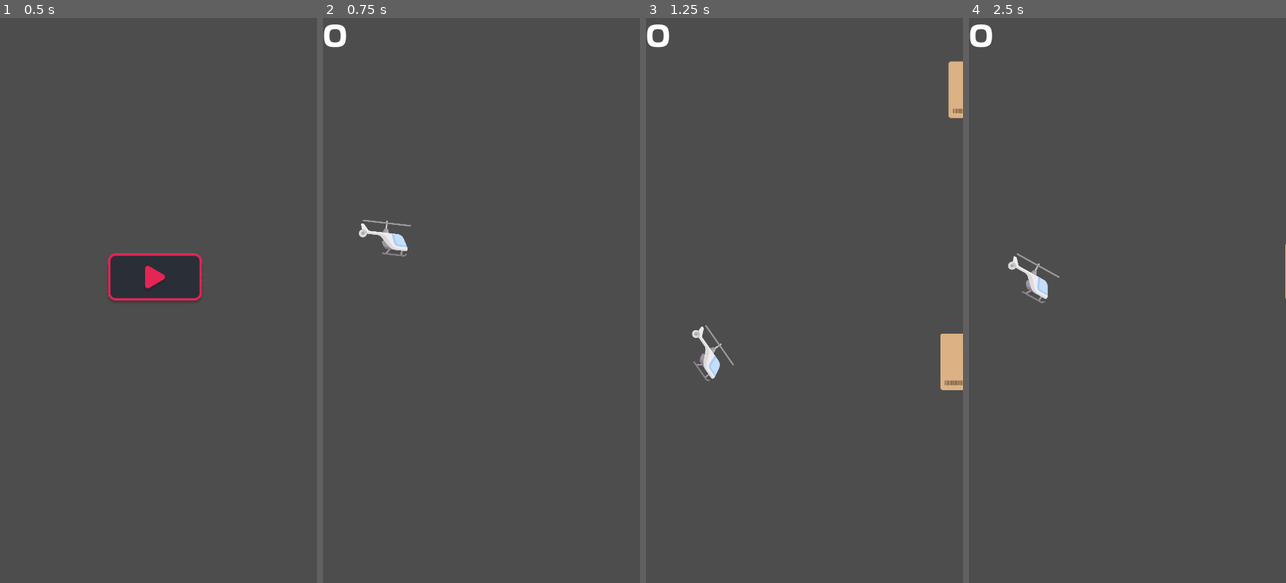
Above: before the commit, frames 1-4 (left to right).
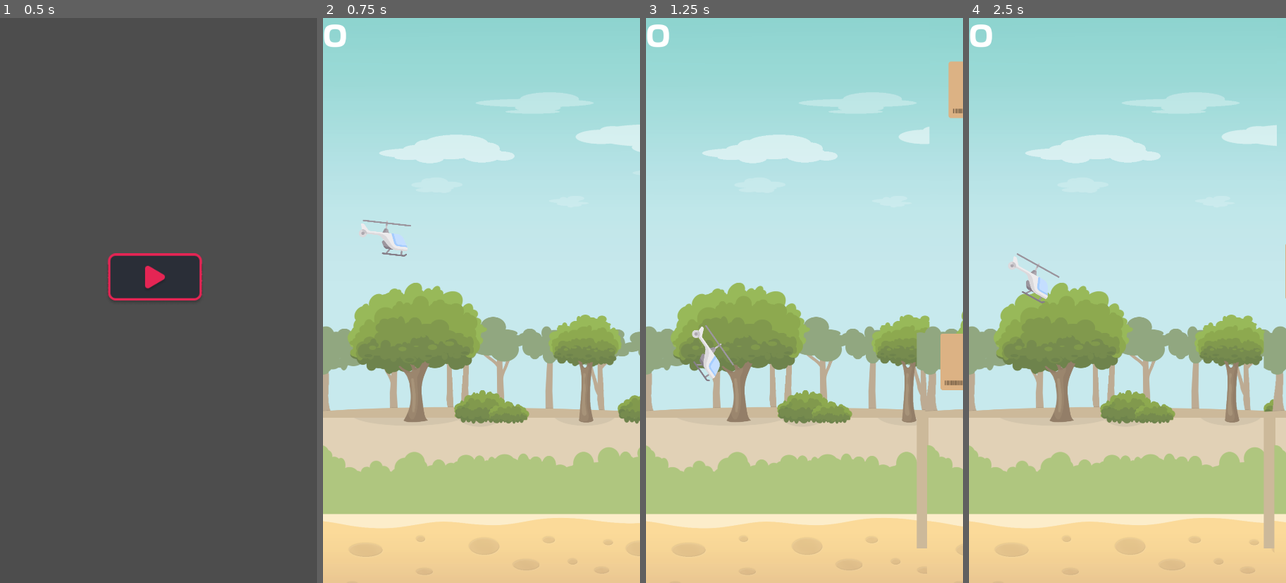
Above: after the commit, the same moments.

Repository: divy-sh/flying-copter
Game: Godot game, scene res://scenes/main_menu.tscn
The game is run twice, just before and just after one commit, with the same random seed, the same clock (stepped at 60 frames per second) and the same inputs.
Inputs (mouse positions are in pixels of both pictures, inside the frame that each line leads up to):
- Up to frame 1 (0.5 s): no input
- Up to frame 2 (0.75 s): click (478, 277) at 0.5 s
- Up to frame 3 (1.25 s): no input
- Up to frame 4 (2.5 s): click (1171, 340) at 2 s

Frame 1 is identical in both runs. In frame 2, 99% of the frame differs, in the area x 0-100%, y 0-100%; in frame 3, 98%; in frame 4, 99%.
Error in both runs: Invalid access to property or key 'best_score' on a base object of type 'Dictionary'. (res://assets/Global.gd:13)

Commit message:
background

Diff:
--- /dev/null
+++ b/assets/level/level1/background/background.gd
@@ -0,0 +1,42 @@
+extends Node
+
+var first
+var second
+var background = load("res://assets/level/level1/background/background.tscn")
+var SPAWN_OFFSET = 1080
+
+# Called when the node enters the scene tree for the first time.
+func _ready():
+	spawn_bg()
+
+
+# Called every frame. 'delta' is the elapsed time since the previous frame.
+func _process(delta):
+	process_obstacle_physics(delta)
+
+func spawn_bg():
+	first = background.instantiate()
+	first.position = Vector2(SPAWN_OFFSET, 0)
+	second = background.instantiate()
+	second.position = Vector2(SPAWN_OFFSET * 2, 0)
+	add_child(first)
+	add_child(second)
+
+func process_obstacle_physics(delta):
+	if first and first is Node2D:
+		first.position += Vector2(Global.SPEED, 0) * delta
+	if second and second is Node2D:
+		second.position += Vector2(Global.SPEED, 0) * delta
+
+	if first.position.x < -SPAWN_OFFSET:
+		first = reset_obstacle(first)
+	if second.position.x < -SPAWN_OFFSET:
+		second = reset_obstacle(second)
+
+func reset_obstacle(obs):
+	remove_child(obs)
+	obs.queue_free()
+	var new_obs = background.instantiate()
+	new_obs.position = Vector2(SPAWN_OFFSET, 0)
+	add_child(new_obs)
+	return new_obs
--- /dev/null
+++ b/assets/level/level1/background/background.tscn
@@ -0,0 +1,45 @@
+[gd_scene load_steps=9 format=3 uid="uid://dlpfbc17btu6o"]
+
+[ext_resource type="Texture2D" uid="uid://dac3hguutk7n7" path="res://assets/level/level1/background/_03_distant_trees.png" id="1_hlbqx"]
+[ext_resource type="Texture2D" uid="uid://boglr71x3wmt7" path="res://assets/level/level1/background/_02_trees and bushes.png" id="2_b0djp"]
+[ext_resource type="Texture2D" uid="uid://xrq8co8lb1x4" path="res://assets/level/level1/background/_04_bushes.png" id="3_4cp84"]
+[ext_resource type="Texture2D" uid="uid://d2e45iwinu6qa" path="res://assets/level/level1/background/_01_ground.png" id="4_w3fe4"]
+[ext_resource type="Texture2D" uid="uid://cy8m2rb0veddl" path="res://assets/level/level1/background/_08_clouds.png" id="5_txlst"]
+[ext_resource type="Texture2D" uid="uid://bucgy7uhamo6k" path="res://assets/level/level1/background/_09_distant_clouds1.png" id="6_efiwq"]
+[ext_resource type="Texture2D" uid="uid://vt5fisldtsrm" path="res://assets/level/level1/background/_10_distant_clouds.png" id="7_qusmk"]
+[ext_resource type="Texture2D" uid="uid://u8yosl6s5b2p" path="res://assets/level/level1/background/_11_background.png" id="8_d1fes"]
+
+[node name="Background" type="Node2D"]
+
+[node name="03DistantTrees" type="Sprite2D" parent="."]
+position = Vector2(948, 1191)
+texture = ExtResource("1_hlbqx")
+
+[node name="02TreesAndBushes" type="Sprite2D" parent="."]
+position = Vector2(984, 1179)
+texture = ExtResource("2_b0djp")
+
+[node name="04Bushes" type="Sprite2D" parent="."]
+position = Vector2(980, 1425)
+texture = ExtResource("3_4cp84")
+
+[node name="01Ground" type="Sprite2D" parent="."]
+position = Vector2(980, 1427)
+texture = ExtResource("4_w3fe4")
+
+[node name="08Clouds" type="Sprite2D" parent="."]
+position = Vector2(1084, 1399)
+texture = ExtResource("5_txlst")
+
+[node name="09DistantClouds1" type="Sprite2D" parent="."]
+position = Vector2(1088, 1127)
+texture = ExtResource("6_efiwq")
+
+[node name="10DistantClouds" type="Sprite2D" parent="."]
+position = Vector2(1184, 1287)
+texture = ExtResource("7_qusmk")
+
+[node name="11Background" type="Sprite2D" parent="."]
+show_behind_parent = true
+position = Vector2(988, 1097)
+texture = ExtResource("8_d1fes")
--- a/assets/level/level1/level1.tscn
+++ b/assets/level/level1/level1.tscn
@@ -1,6 +1,13 @@
-[gd_scene load_steps=2 format=3 uid="uid://d2s7u6wc044fg"]
+[gd_scene load_steps=4 format=3 uid="uid://d2s7u6wc044fg"]
 
 [ext_resource type="Script" path="res://assets/level/level.gd" id="1_7umjy"]
+[ext_resource type="PackedScene" uid="uid://dlpfbc17btu6o" path="res://assets/level/level1/background/background.tscn" id="2_jci3o"]
+[ext_resource type="Script" path="res://assets/level/level1/background/background.gd" id="3_50yps"]
 
 [node name="trainyard" type="Node2D"]
 script = ExtResource("1_7umjy")
+
+[node name="Background" parent="." instance=ExtResource("2_jci3o")]
+position = Vector2(38, -358)
+scale = Vector2(1.1, 1.1)
+script = ExtResource("3_50yps")
